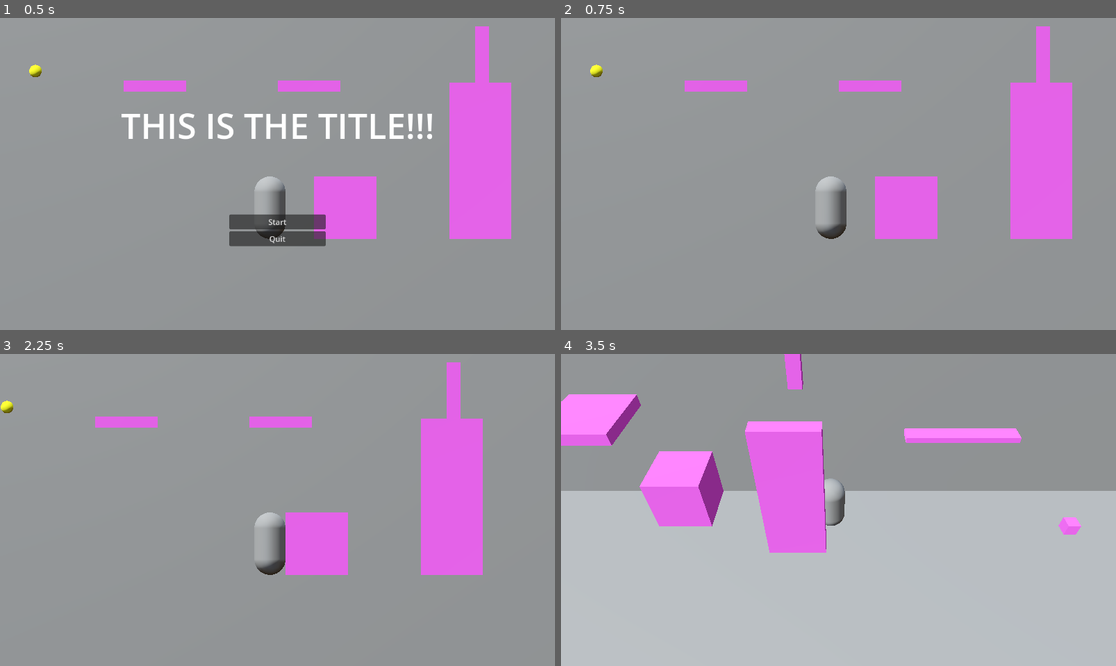
Above: before the commit, frames 1-4 (two rows, left to right).
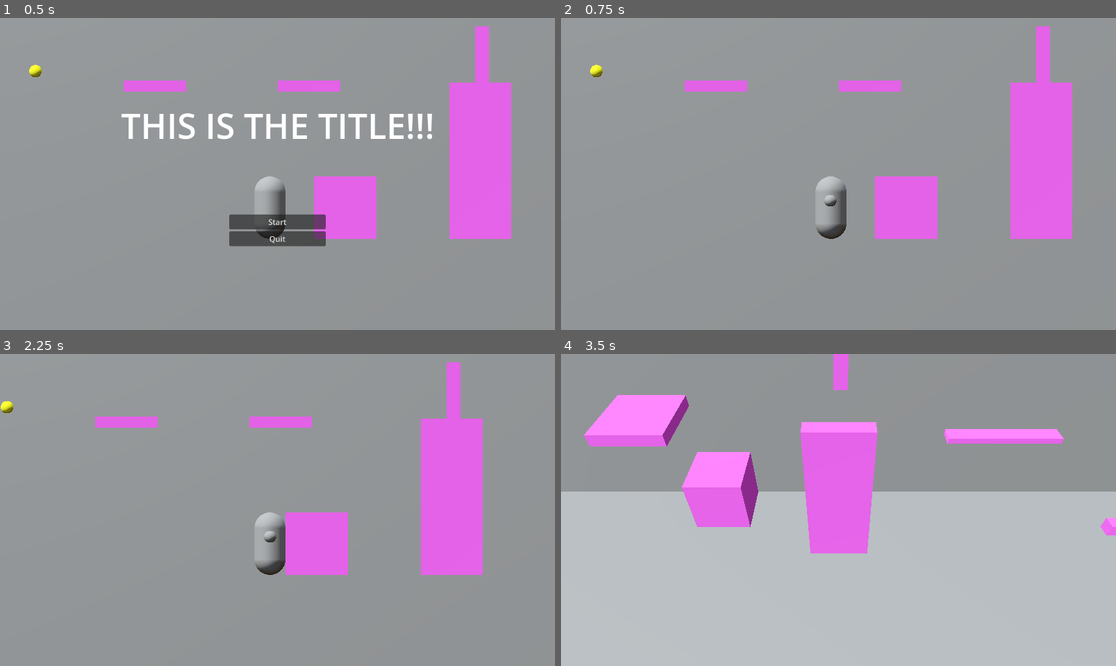
Above: after the commit, the same moments.

Repository: plusonelevel/ld57
Game: Godot game, scene res://scenes/main.tscn
Same seed, same stepped clock (60 frames per second), same inputs: the game is played once before the commit and once after it.
Inputs:
- Up to frame 1 (0.5 s): no input
- Up to frame 2 (0.75 s): click "Start" at 0.5 s
- Up to frame 3 (2.25 s): tap Enter (ui_accept) at 1.25, 1.52, 2 s; hold Right (ui_right) 1.28-2.03 s; hold X (toggle_camera) 1.28-2.03 s; hold Down (ui_down) from 2.03 s (still down); tap X (toggle_camera) at 2.1 s
- Up to frame 4 (3.5 s): tap Enter (ui_accept) at 2.27, 2.75 s; release Down (ui_down) at 2.78 s; hold Right (ui_right) from 2.78 s (still down); hold X (toggle_camera) from 2.78 s (still down)

Frame 1 is identical in both runs. In frame 2, less than 0.1% of the frame differs, in the area x 47-52%, y 53-61%; in frame 3, less than 0.1%; in frame 4, 16%, in the area x 0-100%, y 0-64%.

Commit message:
rotate player body as it moves

Diff:
--- a/scenes/character_body_3d.gd
+++ b/scenes/character_body_3d.gd
@@ -1,14 +1,18 @@
 extends CharacterBody3D
 
+@onready var body: MeshInstance3D = $Body
 
-const SPEED = 5.0
+const SPEED = 4.0
 const JUMP_VELOCITY = 4.5
+const ROTATION_SPEED = 20.0
 
-enum MOVE_MODE {xy, xz}
-var move_mode := MOVE_MODE.xy
+enum MOVE_MODE {side, iso}
+var move_mode := MOVE_MODE.side
+var last_direction: Vector3
 
-func _init() -> void:
+func _ready() -> void:
 	GameManager.camera_toggled.connect(toggle_camera)
+	last_direction = body.position
 
 func _physics_process(delta: float) -> void:
 	# Add the gravity.
@@ -16,11 +20,11 @@
 		velocity += get_gravity() * delta
 
 	# Handle jump.
-	if Input.is_action_just_pressed("ui_up") and is_on_floor() and move_mode == MOVE_MODE.xy:
+	if Input.is_action_just_pressed("ui_up") and is_on_floor() and move_mode == MOVE_MODE.side:
 		velocity.y = JUMP_VELOCITY
 
 	var direction: Vector3
-	if move_mode == MOVE_MODE.xy:
+	if move_mode == MOVE_MODE.side:
 		var input_dir := Input.get_axis("ui_left", "ui_right")
 		direction = (transform.basis * Vector3(input_dir, 0, 0)).normalized()
 	else:
@@ -30,11 +34,14 @@
 	if direction:
 		velocity.x = direction.x * SPEED
 		velocity.z = direction.z * SPEED
+		last_direction = direction
 	else:
 		velocity.x = move_toward(velocity.x, 0, SPEED)
 		velocity.z = move_toward(velocity.z, 0, SPEED)
 
+	body.rotation.y = lerp_angle(body.rotation.y, atan2(-last_direction.x, -last_direction.z), delta * ROTATION_SPEED)
+
 	move_and_slide()
 
 func toggle_camera():
-	move_mode = MOVE_MODE.xz if move_mode == MOVE_MODE.xy else MOVE_MODE.xy
+	move_mode = MOVE_MODE.iso if move_mode == MOVE_MODE.side else MOVE_MODE.side
--- a/scenes/player.tscn
+++ b/scenes/player.tscn
@@ -10,13 +10,21 @@
 radius = 0.25
 height = 1.0
 
-[node name="CharacterBody3D" type="CharacterBody3D"]
+[sub_resource type="SphereMesh" id="SphereMesh_3vyb7"]
+radius = 0.1
+height = 0.2
+
+[node name="Player" type="CharacterBody3D"]
 script = ExtResource("1_3vyb7")
 
 [node name="CollisionShape3D" type="CollisionShape3D" parent="."]
 transform = Transform3D(1, 0, 0, 0, 1, 0, 0, 0, 1, 0, 0.5, 0)
 shape = SubResource("CapsuleShape3D_o5qli")
 
-[node name="MeshInstance3D" type="MeshInstance3D" parent="."]
+[node name="Body" type="MeshInstance3D" parent="."]
 transform = Transform3D(1, 0, 0, 0, 1, 0, 0, 0, 1, 0, 0.5, 0)
 mesh = SubResource("CapsuleMesh_o5qli")
+
+[node name="MeshInstance3D" type="MeshInstance3D" parent="Body"]
+transform = Transform3D(1, 0, 0, 0, 1, 0, 0, 0, 1, 0, 0.110899, -0.214228)
+mesh = SubResource("SphereMesh_3vyb7")
--- a/scenes/ui.tscn
+++ b/scenes/ui.tscn
@@ -6,6 +6,7 @@
 [sub_resource type="SystemFont" id="SystemFont_nt7q6"]
 font_names = PackedStringArray("Courier New")
 font_weight = 700
+subpixel_positioning = 0
 
 [sub_resource type="LabelSettings" id="LabelSettings_x4jx1"]
 font = SubResource("SystemFont_nt7q6")
Not shown: 1 places in scenes/player.tscn that only renumber resources
